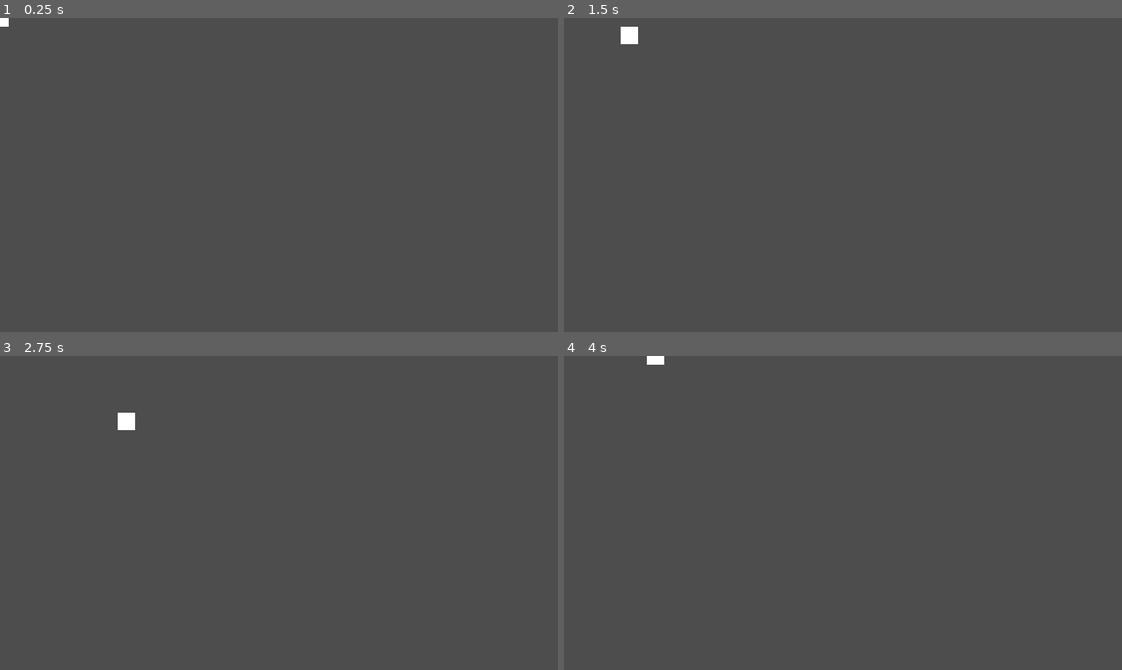
Above: before the commit, frames 1-4 (two rows, left to right).
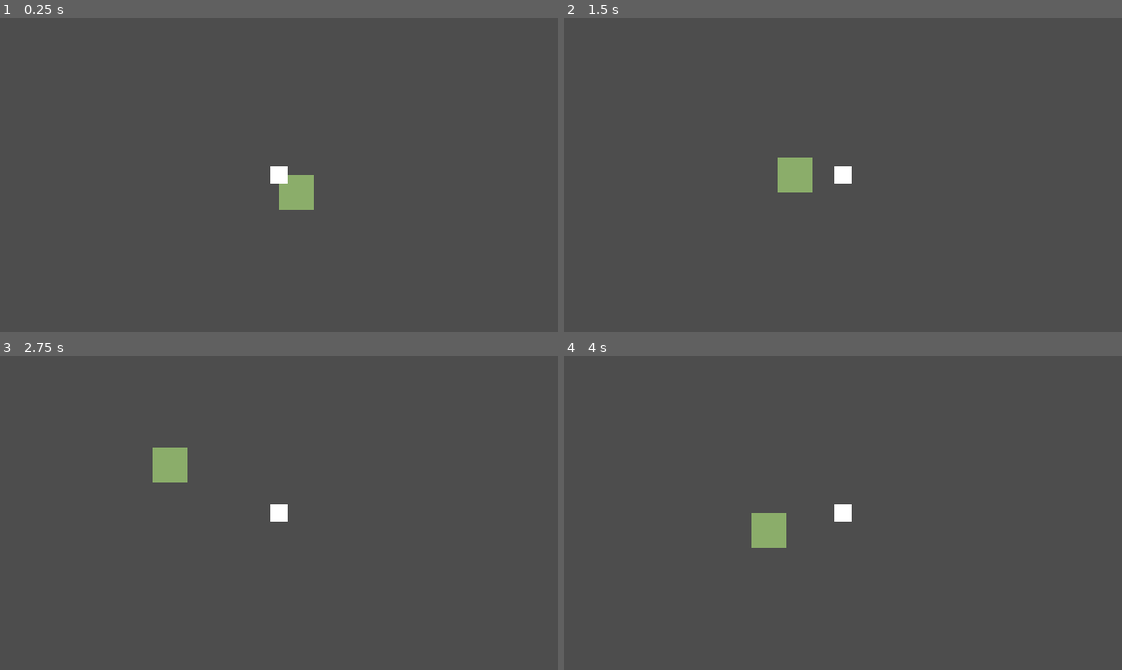
Above: after the commit, the same moments.

Repository: khg-1inf1/spiel
Game: Godot game, scene res://Testebenen/testraum.tscn
Two runs of this game, one before a commit and one after it. Both use one fixed random seed, a clock stepped at 60 frames per second and the inputs below. Before the commit the project starts from res://Charakter/Spieler/spieler.tscn.
Inputs:
- Up to frame 1 (0.25 s): no input
- Up to frame 2 (1.5 s): tap Enter at 0.5 s; hold D (rechts) 0.53-1.28 s; hold S (unten) from 1.28 s (still down)
- Up to frame 3 (2.75 s): release S (unten) at 2.03 s; hold D (rechts) from 2.03 s (still down)
- Up to frame 4 (4 s): release D (rechts) at 2.78 s; hold W (oben) 2.78-3.53 s; hold A (links) from 3.53 s (still down)

The runs differ from the first frame. In frame 1, 0.9% of the frame differs, in the area x 0-57%, y 0-62%; in frame 2, 1.0%, in the area x 10-52%, y 2-56%; in frame 3, 1.0%; in frame 4, 1.0%.

Commit message:
Folgende Kamera und Testraum

Diff:
--- /dev/null
+++ b/Testebenen/testraum.tscn
@@ -0,0 +1,20 @@
+[gd_scene load_steps=2 format=3 uid="uid://dbc1f752iydc0"]
+
+[ext_resource type="PackedScene" uid="uid://chwvqha88xhg4" path="res://Charakter/Spieler/spieler.tscn" id="1_rrblm"]
+
+[node name="Testraum" type="Node2D"]
+
+[node name="Spieler" parent="." instance=ExtResource("1_rrblm")]
+
+[node name="RemoteTransform2D" type="RemoteTransform2D" parent="Spieler"]
+remote_path = NodePath("../../Camera2D")
+update_rotation = false
+update_scale = false
+
+[node name="Camera2D" type="Camera2D" parent="."]
+
+[node name="ColorRect" type="ColorRect" parent="."]
+z_index = -1
+offset_right = 40.0
+offset_bottom = 40.0
+color = Color(0.545098, 0.678431, 0.415686, 1)
--- a/project.godot
+++ b/project.godot
@@ -11,7 +11,7 @@
 [application]
 
 config/name="1 Inf 1"
-run/main_scene="res://Charakter/Spieler/spieler.tscn"
+run/main_scene="res://Testebenen/testraum.tscn"
 config/features=PackedStringArray("4.0", "GL Compatibility")
 config/icon="res://icon.svg"
 
